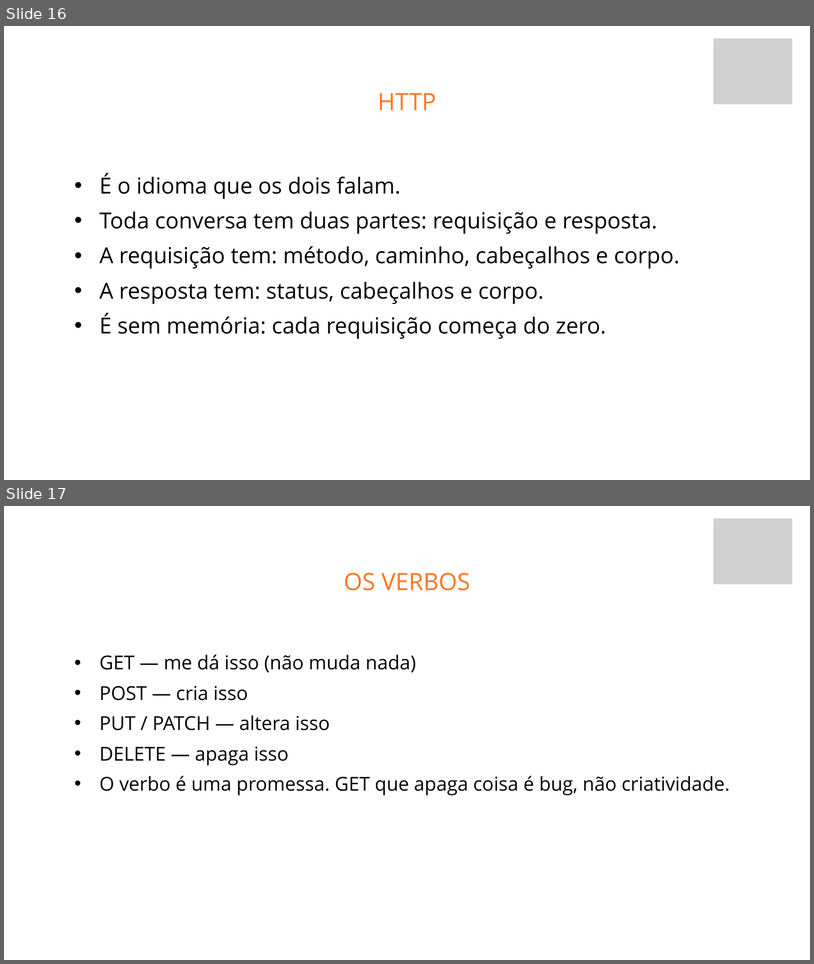
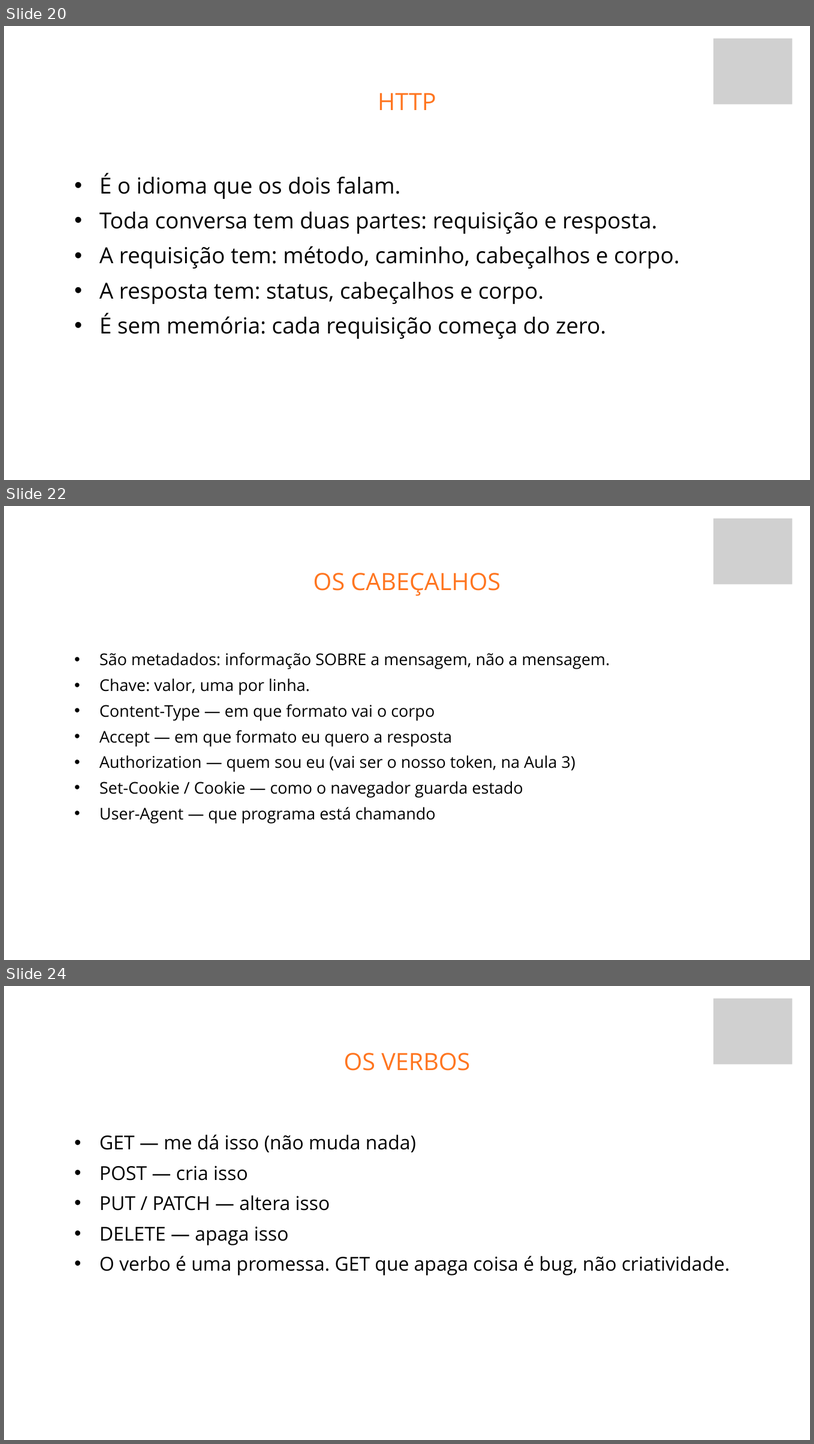
Before and after one commit to fabriciosiqueira08/capacitacao-gabarito, a slide deck: slides/build/aula-01-fundamentos-de-back-end.pptx. Shown one above the other, each under a label of ours: slides 16 and 17 before the commit, slides 20, 22 and 24 after it; the slides between them are not shown. The pictures are 814x964 and 814x1444 pixels, drawn with LibreOffice and Linux fonts; fonts in the diff are those of the drawing; grey boxes stand for pictures; background and template pictures are left out. Boxes give left, top, right and bottom in pixels: in the first picture for what was removed or moved away, otherwise in the second. Text is boxed around its words. In the diff, an @@ line names an element or a change of style, - is before the commit and + after.

Commit message:
Aula 1: rede, HTTP e as lacunas de Ruby

```diff
--- a/slides/build/aula-01-fundamentos-de-back-end.pptx
+++ b/slides/build/aula-01-fundamentos-de-back-end.pptx
@@ slide 22 added at [4, 506, 810, 960], background picture (left out) @@
@@ picture added at [714, 519, 792, 584] @@
@@ text added at [314, 573, 501, 596], 42.4 pt, text #FF751F @@
+OS CABEÇALHOS
@@ text added at [99, 652, 610, 823], 28.9 pt, text #000000 @@
+  • São metadados: informação SOBRE a mensagem, não a mensagem.
+  • Chave: valor, uma por linha.
+  • Content-Type — em que formato vai o corpo
+  • Accept — em que formato eu quero a resposta
+  • Authorization — quem sou eu (vai ser o nosso token, na Aula 3)
+  • Set-Cookie / Cookie — como o navegador guarda estado
+  • User-Agent — que programa está chamando
@@ what was slide 16 is now slide 20 @@
@@ what was slide 17 is now slide 24 @@
```
Also in this commit, not shown: 12 other slides added, 14 other files.
